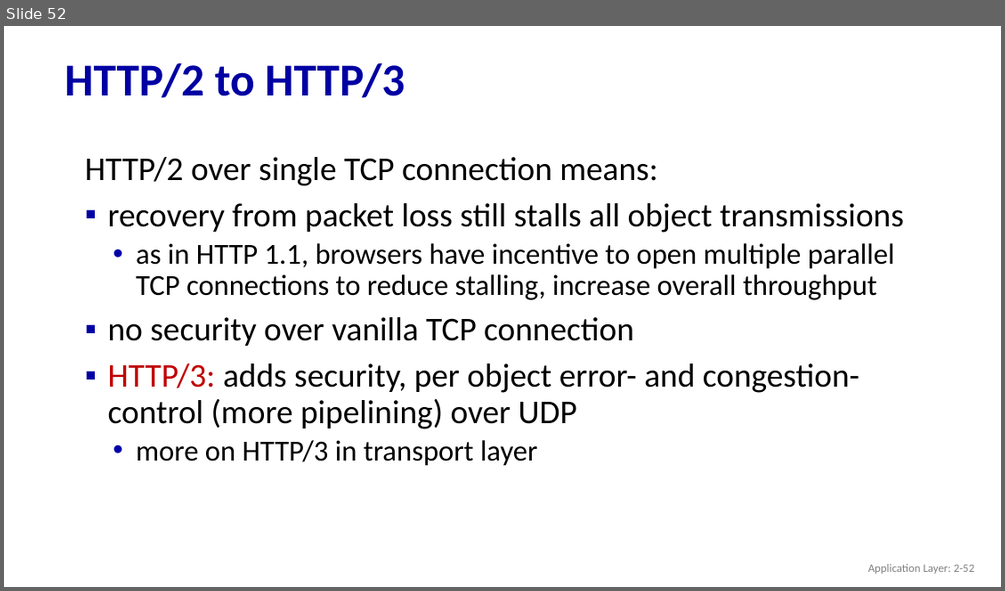
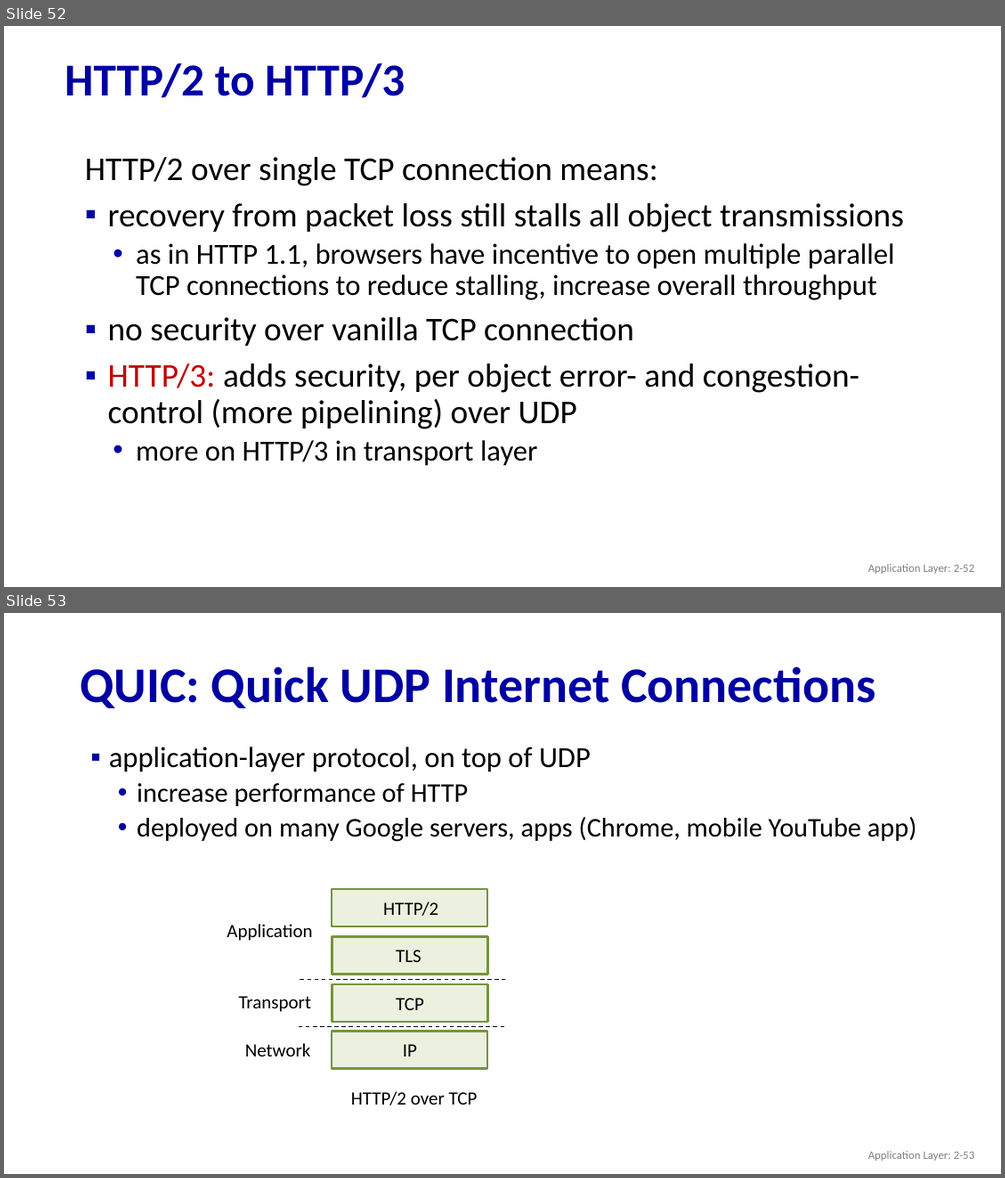
Before and after one commit to huangqy89/cn-2026, a slide deck: static_files/lectures/Chapter_2_v8.2.pptx. Shown one above the other, each under a label of ours: slide 52 before the commit, slides 52 and 53 after it. The pictures are 1005x591 and 1005x1178 pixels, drawn with LibreOffice and Linux fonts; fonts in the diff are those of the drawing. Boxes give left, top, right and bottom in pixels: in the first picture for what was removed or moved away, otherwise in the second. Text is boxed around its words. In the diff, an @@ line names an element or a change of style, - is before the commit and + after.

```diff
--- a/static_files/lectures/Chapter_2_v8.2.pptx
+++ b/static_files/lectures/Chapter_2_v8.2.pptx
@@ slide 53 added at (4, 613, 1001, 1174), background #FFFFFF @@
@@ title added at (80, 666, 875, 708), 48 pt, text #0000A3, bold @@
+QUIC: Quick UDP Internet Connections
@@ text added at (109, 747, 917, 842), 26 pt, text #000000 @@
+▪ application-layer protocol, on top of UDP
+  • increase performance of HTTP
+  • deployed on many Google servers, apps (Chrome, mobile YouTube app)
@@ rectangle added at (506, 863, 909, 1149), fill #FFFFFF @@
@@ group added at (226, 889, 721, 1105): 8 texts, 4 rectangles, 2 lines @@
+IP
+TCP
+TLS
+HTTP/2
+Network
+Transport
+Application
+HTTP/2 over TCP
@@ text added at (868, 1151, 974, 1160), 11 pt, text #808080 @@
+Application Layer: 2-53
```
Also in this commit, not shown: 3 slides changed, 4 other slides added, 2 slides removed.
